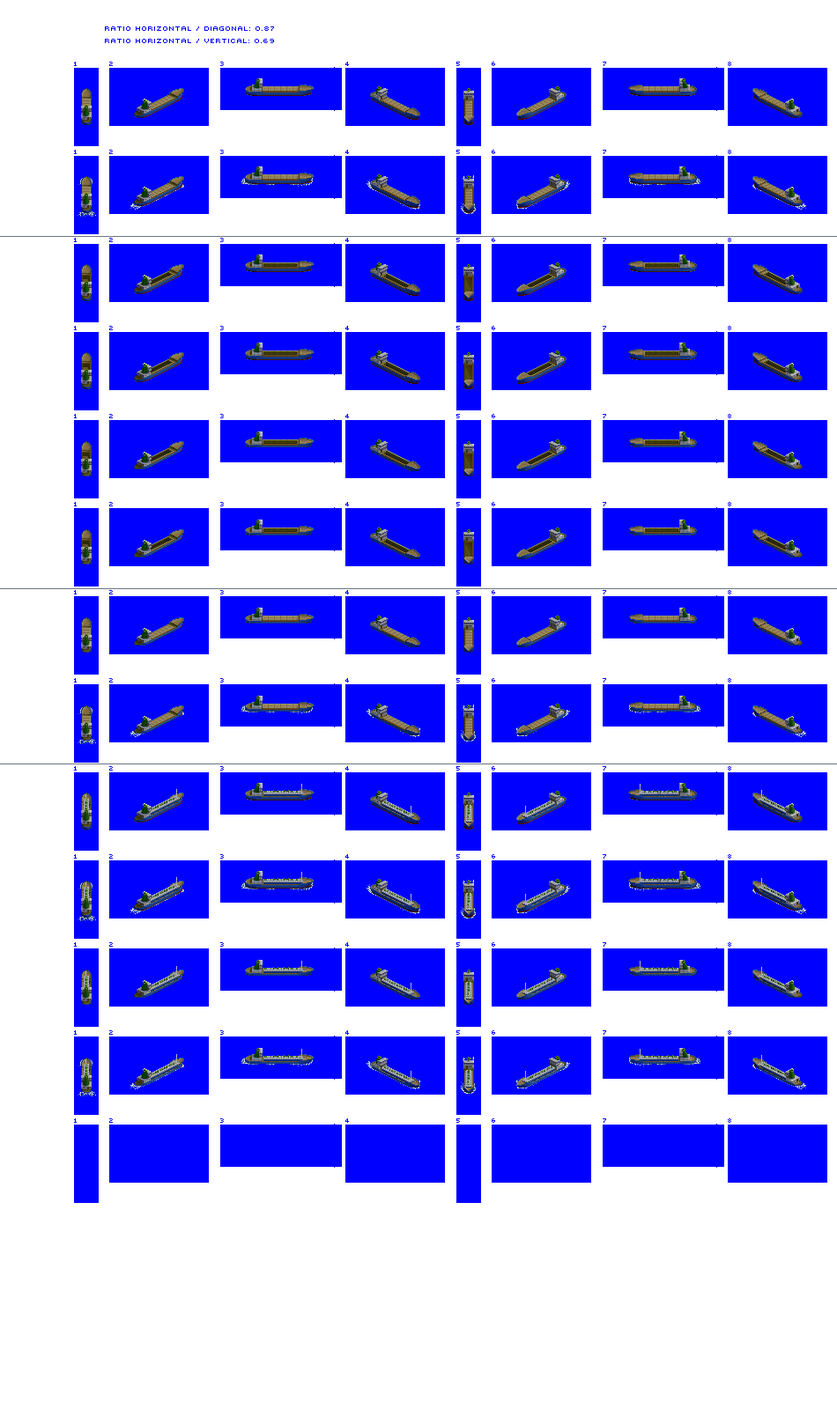
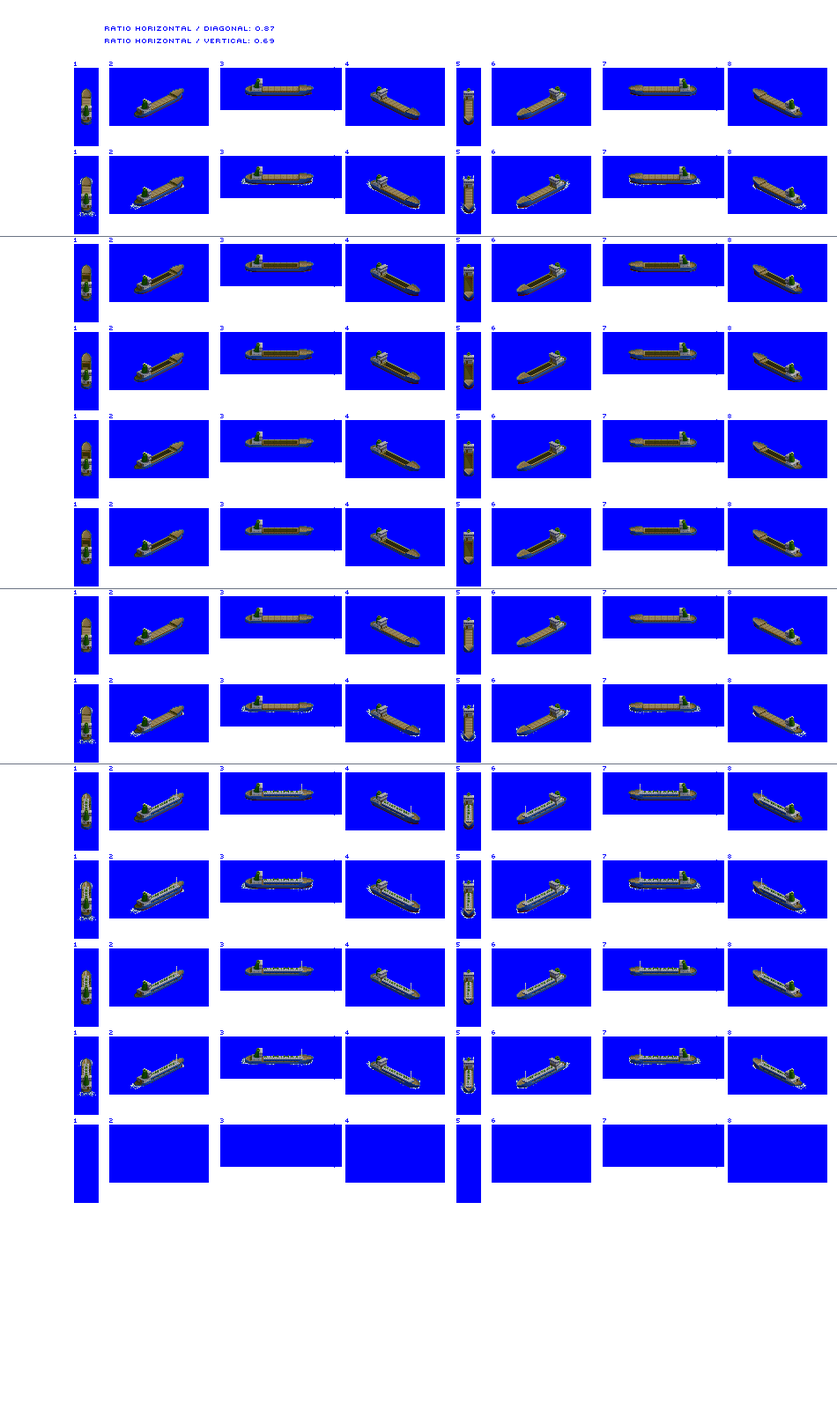
Before/after of a w=837, h=1409 layered artwork. What changed in the layer stack:
painted on "Large Trader" over [81, 796, 792, 1094]
